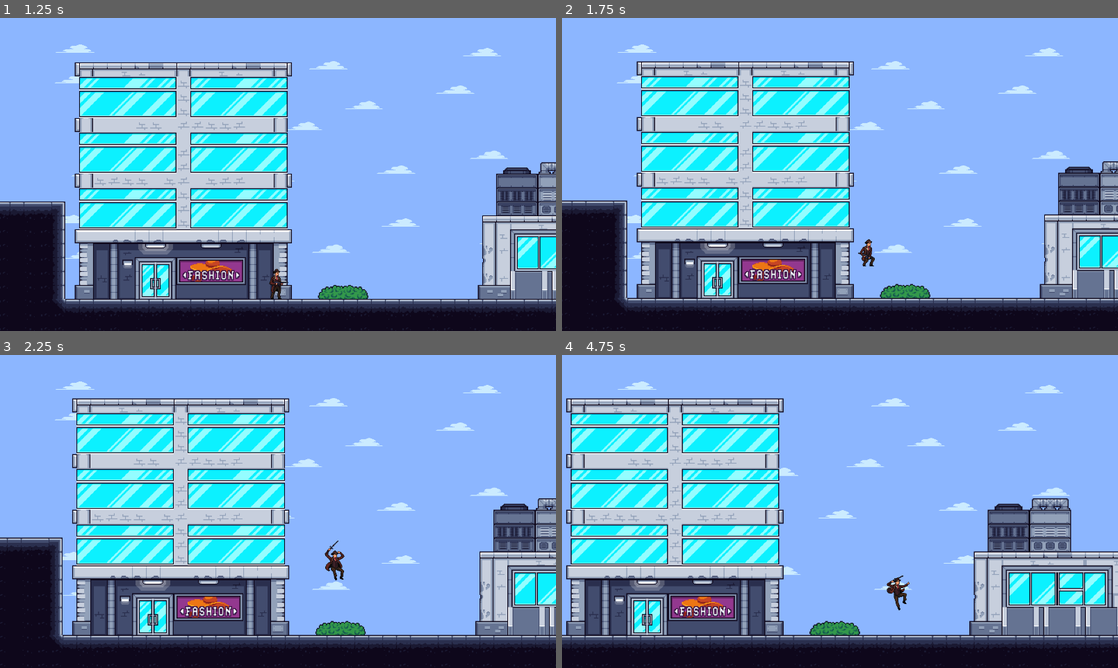
Above: before the commit, frames 1-4 (two rows, left to right).
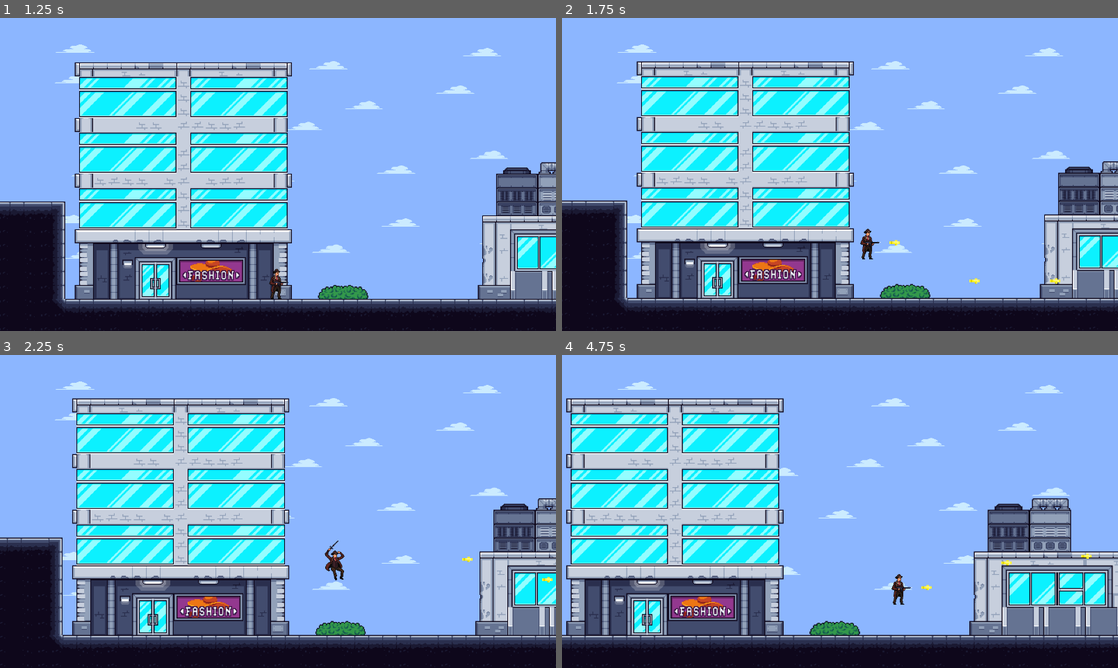
Above: after the commit, the same moments.

Repository: joaodanilo123/gangster-city-showdown
Game: Godot game, scene res://main/main.tscn
Same seed, same stepped clock (60 frames per second), same inputs: the game is played once before the commit and once after it.
Inputs (mouse positions are in pixels of both pictures, inside the frame that each line leads up to):
- Up to frame 1 (1.25 s): click "Level 1" at 0.5 s
- Up to frame 2 (1.75 s): move the mouse to (962, 158) at 1.27 s; hold D (move_right) from 1.28 s (still down); hold Space (shoot, bound only after the commit) from 1.28 s (still down); tap W (move_up) at 1.52 s; click (962, 158) at 1.55 s
- Up to frame 3 (2.25 s): keep holding D (move_right); move the mouse to (166, 527) at 2.02 s; release Space (shoot, bound only after the commit) at 2.03 s; click (166, 527) at 2.1 s
- Up to frame 4 (4.75 s): tap W (move_up) at 2.27, 3.77, 4.52 s; tap Space (shoot, bound only after the commit) at 2.3, 3.8 s; move the mouse to (895, 442) at 2.77 s; release D (move_right) at 2.78 s; press the mouse at (895, 442) at 2.78 s; hold A (move_left) 2.78-3.53 s; tap E (interact) at 2.85 s; move the mouse to (812, 574) at 3.52 s; release the mouse at (812, 574) at 3.53 s; hold D (move_right) from 3.53 s (still down); tap Shift (run) at 3.6 s; move the mouse to (1006, 558) at 4.27 s; hold Space (shoot, bound only after the commit) from 4.28 s (still down); click (1006, 558) at 4.55 s

Frame 1 is identical in both runs. In frame 2, 0.3% of the frame differs, in the area x 53-90%, y 67-85%; in frame 3, less than 0.1%; in frame 4, 0.3%, in the area x 58-96%, y 63-82%.

Commit message:
feature: adiciona função de tiro

Diff:
--- a/player/player.gd
+++ b/player/player.gd
@@ -6,14 +6,21 @@
 @export var JUMP_FORCE : int = 500
 @export var GRAVITY : int = 900
 
+@onready var gun_barrel = $GunBarrel
+@onready var gun_cadence_timer = $GunCadenceTimer
 @onready var sprites = $Sprites
 @onready var facing_direction = 1
+@onready var can_shoot = true
+@onready var bullet: PackedScene = preload("res://props/projectiles/player_bullet/player_bullet.tscn")
+
 
 func _ready():
 	Global.player = self
 
 func _physics_process(delta):
 	handle_movement(delta)
+	handle_gun()
+
 
 func handle_movement(delta):
 	var direction = Input.get_axis("move_left","move_right")
@@ -29,10 +36,11 @@
 				sprites.play("walking")
 	else:
 		velocity.x = 0
-		if is_on_floor():
+		if is_on_floor() and can_shoot:
 			sprites.play("idle")
 
 	sprites.flip_h = (facing_direction == -1)
+	gun_barrel.position.x = abs(gun_barrel.position.x) * facing_direction
 
 	if not is_on_floor():
 		velocity.y += GRAVITY * delta
@@ -44,3 +52,19 @@
 			velocity.y -= JUMP_FORCE
 			sprites.play("jump")
 	move_and_slide()
+
+func handle_gun():
+	if Input.is_action_pressed("shoot") and can_shoot:
+		sprites.play("shoot")
+		gun_cadence_timer.start()
+		can_shoot = false
+
+		var bullet_instance: PlayerBullet = bullet.instantiate()
+		bullet_instance.global_position = gun_barrel.global_position
+		bullet_instance.direction = facing_direction
+		bullet_instance.emitter = self
+		Global.main_scene.add_child(bullet_instance)
+
+
+func _on_gun_cadence_timer_timeout():
+	can_shoot = true
--- a/player/player.tscn
+++ b/player/player.tscn
@@ -611,7 +611,7 @@
 [node name="Sprites" type="AnimatedSprite2D" parent="."]
 texture_filter = 1
 sprite_frames = SubResource("SpriteFrames_4oxdw")
-animation = &"walking"
+animation = &"shoot"
 autoplay = "idle"
 metadata/_edit_lock_ = true
 
@@ -625,3 +625,11 @@
 drag_vertical_enabled = true
 drag_vertical_offset = -0.8
 drag_bottom_margin = 0.69
+
+[node name="GunBarrel" type="Marker2D" parent="."]
+position = Vector2(45, -3)
+
+[node name="GunCadenceTimer" type="Timer" parent="."]
+wait_time = 0.2
+
+[connection signal="timeout" from="GunCadenceTimer" to="." method="_on_gun_cadence_timer_timeout"]
--- a/project.godot
+++ b/project.godot
@@ -48,7 +48,7 @@
 }
 shoot={
 "deadzone": 0.5,
-"events": [Object(InputEventMouseButton,"resource_local_to_scene":false,"resource_name":"","device":-1,"window_id":0,"alt_pressed":false,"shift_pressed":false,"ctrl_pressed":false,"meta_pressed":false,"button_mask":1,"position":Vector2(71, 23),"global_position":Vector2(75, 64),"factor":1.0,"button_index":1,"canceled":false,"pressed":true,"double_click":false,"script":null)
+"events": [Object(InputEventKey,"resource_local_to_scene":false,"resource_name":"","device":-1,"window_id":0,"alt_pressed":false,"shift_pressed":false,"ctrl_pressed":false,"meta_pressed":false,"pressed":false,"keycode":32,"physical_keycode":0,"key_label":0,"unicode":32,"echo":false,"script":null)
 ]
 }
 run={
--- /dev/null
+++ b/props/projectiles/player_bullet/player_bullet.gd
@@ -0,0 +1,17 @@
+extends Node2D
+class_name PlayerBullet
+
+@export var stats: ProjectileStats
+
+var emitter: Node2D
+var direction: int = 0
+
+
+func _process(delta):
+	position.x += direction * stats.speed * delta
+
+func _on_area_2d_area_entered(area):
+	if(area.has_method("take_damage")):
+		area.take_damage(emitter, self)
+
+	queue_free()
--- /dev/null
+++ b/props/projectiles/player_bullet/player_bullet.tscn
@@ -0,0 +1,25 @@
+[gd_scene load_steps=5 format=3 uid="uid://jnwvru2hwbp3"]
+
+[ext_resource type="Texture2D" uid="uid://da8nb6mj6mkdy" path="res://assets/projectiles/player_bullet.png" id="1_e5og6"]
+[ext_resource type="Script" path="res://props/projectiles/player_bullet/player_bullet.gd" id="1_pqeo7"]
+[ext_resource type="Resource" uid="uid://c4ab8774mpl3n" path="res://props/projectiles/player_bullet/player_bullet_stats.tres" id="2_obvar"]
+
+[sub_resource type="RectangleShape2D" id="RectangleShape2D_ov50j"]
+size = Vector2(75, 21)
+
+[node name="PlayerBullet" type="Node2D"]
+script = ExtResource("1_pqeo7")
+stats = ExtResource("2_obvar")
+
+[node name="Area2D" type="Area2D" parent="."]
+
+[node name="CollisionShape2D" type="CollisionShape2D" parent="Area2D"]
+position = Vector2(7.5, -0.5)
+shape = SubResource("RectangleShape2D_ov50j")
+
+[node name="PlayerBullet" type="Sprite2D" parent="."]
+texture_filter = 1
+scale = Vector2(3, 3)
+texture = ExtResource("1_e5og6")
+
+[connection signal="area_entered" from="Area2D" to="." method="_on_area_2d_area_entered"]
--- /dev/null
+++ b/props/projectiles/player_bullet/player_bullet_stats.tres
@@ -0,0 +1,8 @@
+[gd_resource type="Resource" script_class="ProjectileStats" load_steps=2 format=3 uid="uid://c4ab8774mpl3n"]
+
+[ext_resource type="Script" path="res://resources/custom_resources_scripts/projectile_stats.gd" id="1_dhtw3"]
+
+[resource]
+script = ExtResource("1_dhtw3")
+damage = 100
+speed = 1000
--- /dev/null
+++ b/resources/custom_resources_scripts/projectile_stats.gd
@@ -0,0 +1,5 @@
+extends Resource
+class_name ProjectileStats
+
+@export var damage: int = 100
+@export var speed: int = 100
Binary file added: assets/projectiles/player_bullet.png
Not shown, added: assets/projectiles/player_bullet.png.import
